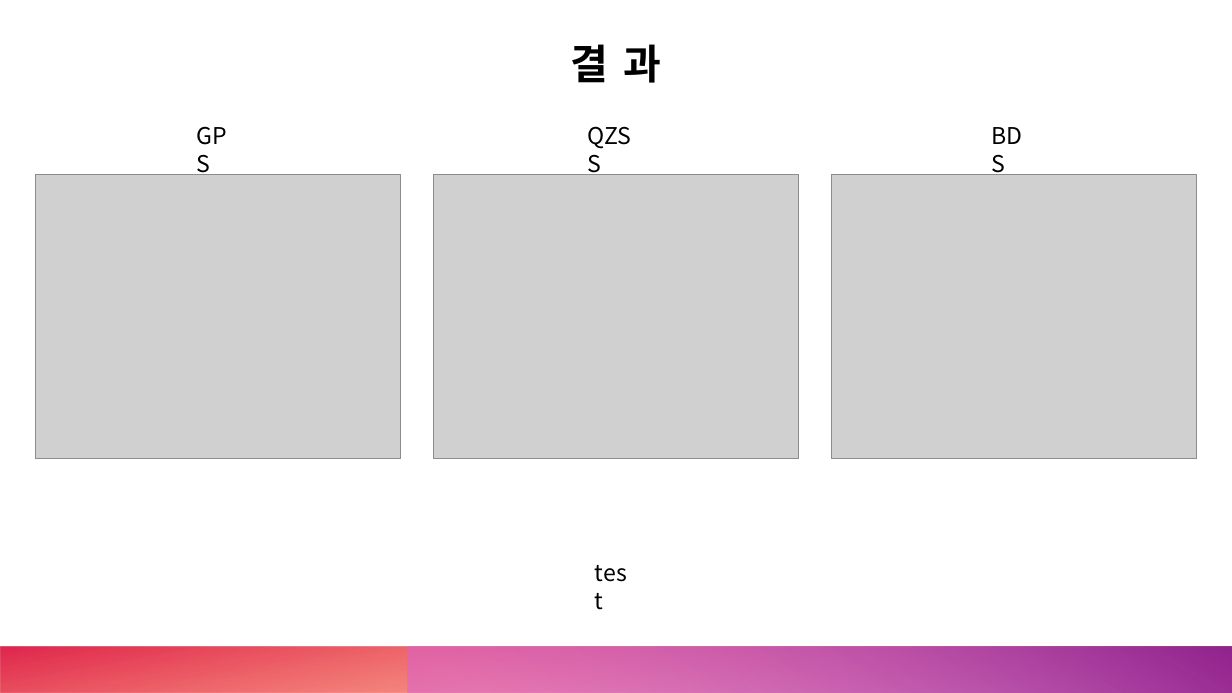
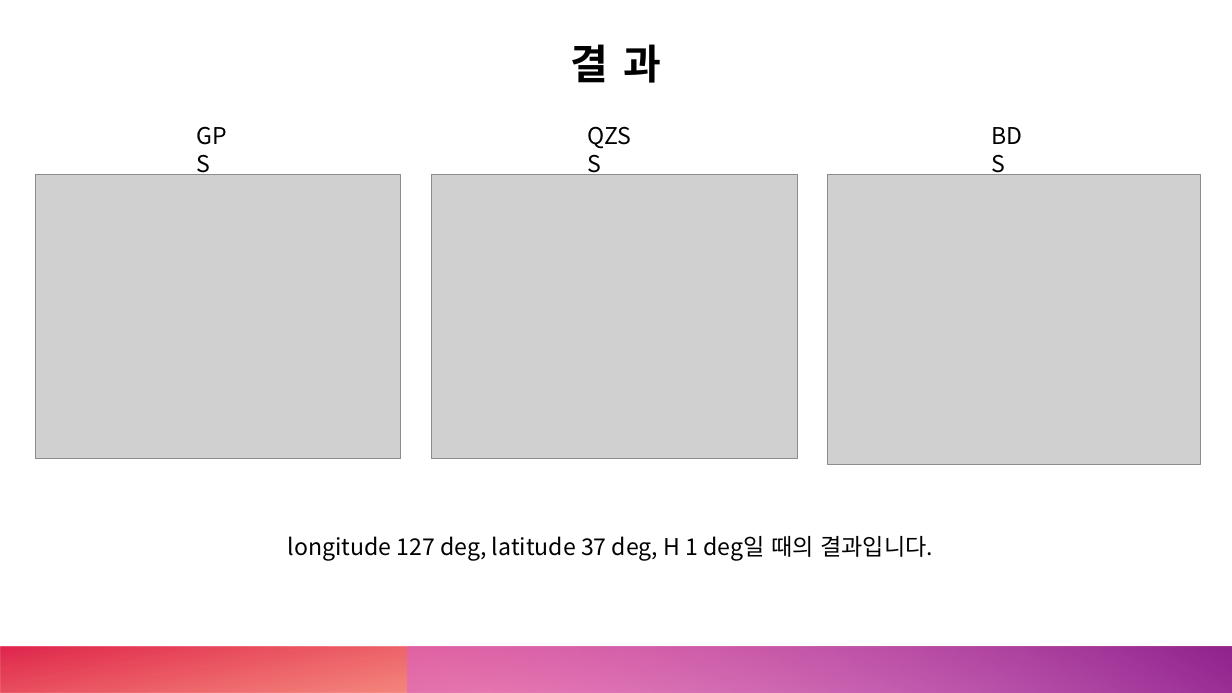
Before and after one commit to jinjiins/Lee_Seungjin_21011323, a slide deck: slide 5 of Astronamics이승진(21011323).pptx. Drawn at 1232x693 pixels with LibreOffice and Linux fonts; fonts in the diff are those of the drawing; grey boxes stand for pictures. Boxes give left, top, right and bottom in pixels: in the first picture for what was removed or moved away, otherwise in the second. Text is boxed around its words. In the diff, an @@ line names an element or a change of style, - is before the commit and + after.

```diff
--- a/Astronamics이승진(21011323).pptx
+++ b/Astronamics이승진(21011323).pptx
@@ picture: place and size @@
-picture at box(832, 174, 1197, 458)
+picture at box(828, 174, 1201, 464)
@@ text added at box(288, 536, 933, 561), 18 pt, text #000000 @@
+longitude 127 deg, latitude 37 deg, H 1 deg일 때의 결과입니다.
@@ text removed at box(586, 554, 643, 591) @@
-test
```
Also in this commit, not shown: 2 other slides changed, 2 other files.
